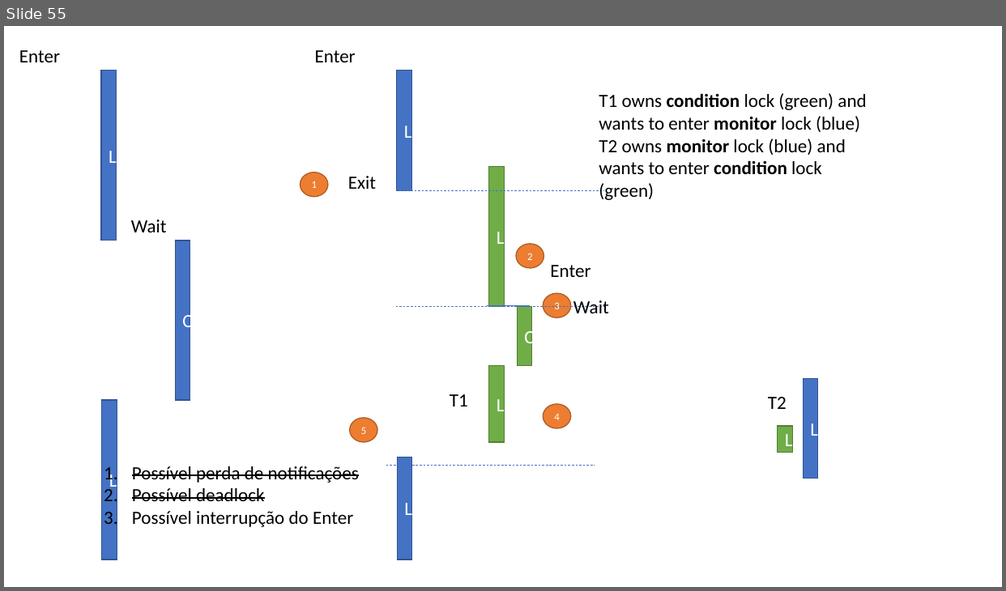
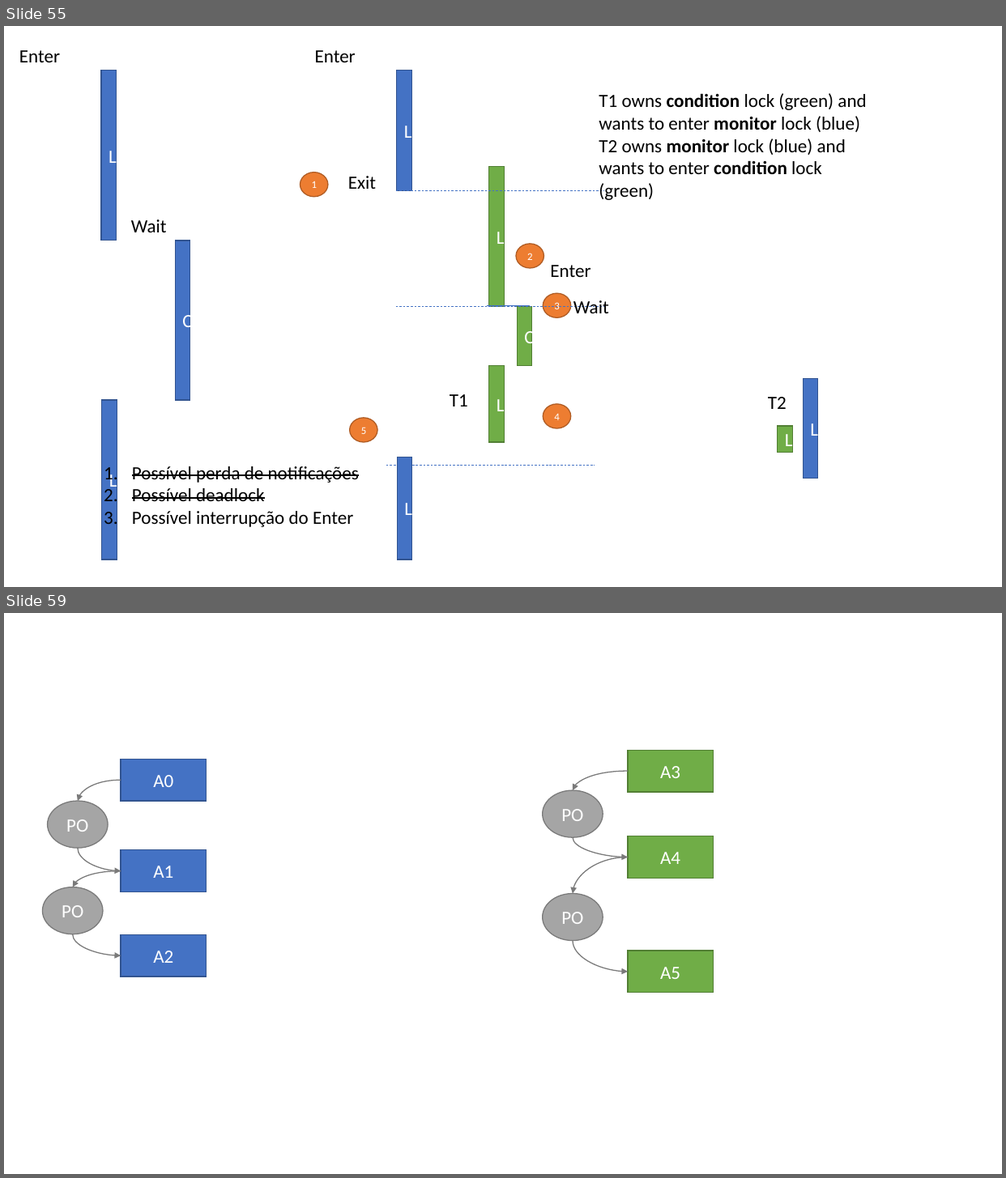
Before and after one commit to isel-leic-pc/s2021v-li51n, a slide deck: docs/threads.pptx. Shown one above the other, each under a label of ours: slide 55 before the commit, slides 55 and 59 after it; the slides between them are not shown. The pictures are 1006x591 and 1006x1178 pixels, drawn with LibreOffice and Linux fonts; fonts in the diff are those of the drawing. Boxes give left, top, right and bottom in pixels: in the first picture for what was removed or moved away, otherwise in the second. Text is boxed around its words. In the diff, an @@ line names an element or a change of style, - is before the commit and + after.

```diff
--- a/docs/threads.pptx
+++ b/docs/threads.pptx
@@ slide 59 added at [4, 613, 1002, 1174], background #FFFFFF @@
@@ rectangle added at [628, 750, 713, 792], fill #70AD47, outline #538035 1 pt, 18 pt, text #FFFFFF @@
+A3
@@ curved arrow added from (121, 780) to (78, 801), #7A7A7A 1 pt @@
@@ rectangle added at [121, 759, 206, 801], fill #4472C4, outline #325491 1 pt, 18 pt, text #FFFFFF @@
+A0
@@ curved arrow added from (628, 771) to (573, 790), #7A7A7A 1 pt @@
@@ ellipse added at [48, 801, 108, 848], fill #A5A5A5, outline #7A7A7A 1 pt, 18 pt, text #FFFFFF @@
+PO
@@ ellipse added at [543, 790, 603, 837], fill #A5A5A5, outline #7A7A7A 1 pt, 18 pt, text #FFFFFF @@
+PO
@@ curved arrow added from (78, 848) to (121, 871), #7A7A7A 1 pt @@
@@ rectangle added at [121, 850, 206, 892], fill #4472C4, outline #325491 1 pt, 18 pt, text #FFFFFF @@
+A1
@@ curved arrow added from (573, 837) to (628, 857), #7A7A7A 1 pt @@
@@ rectangle added at [628, 836, 713, 878], fill #70AD47, outline #538035 1 pt, 18 pt, text #FFFFFF @@
+A4
@@ curved arrow added from (121, 871) to (73, 887), #7A7A7A 1 pt @@
@@ curved arrow added from (628, 857) to (573, 894), #7A7A7A 1 pt @@
@@ ellipse added at [42, 887, 103, 934], fill #A5A5A5, outline #7A7A7A 1 pt, 18 pt, text #FFFFFF @@
+PO
@@ ellipse added at [543, 894, 603, 941], fill #A5A5A5, outline #7A7A7A 1 pt, 18 pt, text #FFFFFF @@
+PO
@@ curved arrow added from (73, 934) to (121, 956), #7A7A7A 1 pt @@
@@ rectangle added at [121, 935, 206, 977], fill #4472C4, outline #325491 1 pt, 18 pt, text #FFFFFF @@
+A2
@@ curved arrow added from (573, 941) to (628, 972), #7A7A7A 1 pt @@
@@ rectangle added at [628, 951, 713, 993], fill #70AD47, outline #538035 1 pt, 18 pt, text #FFFFFF @@
+A5
```
Also in this commit, not shown: 14 other slides added, 5 other files.
